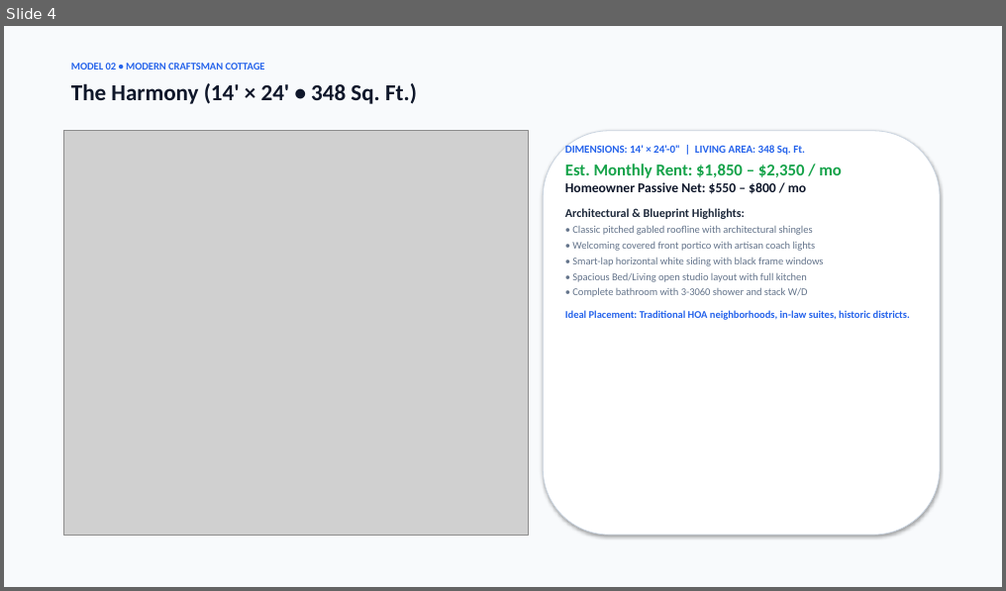
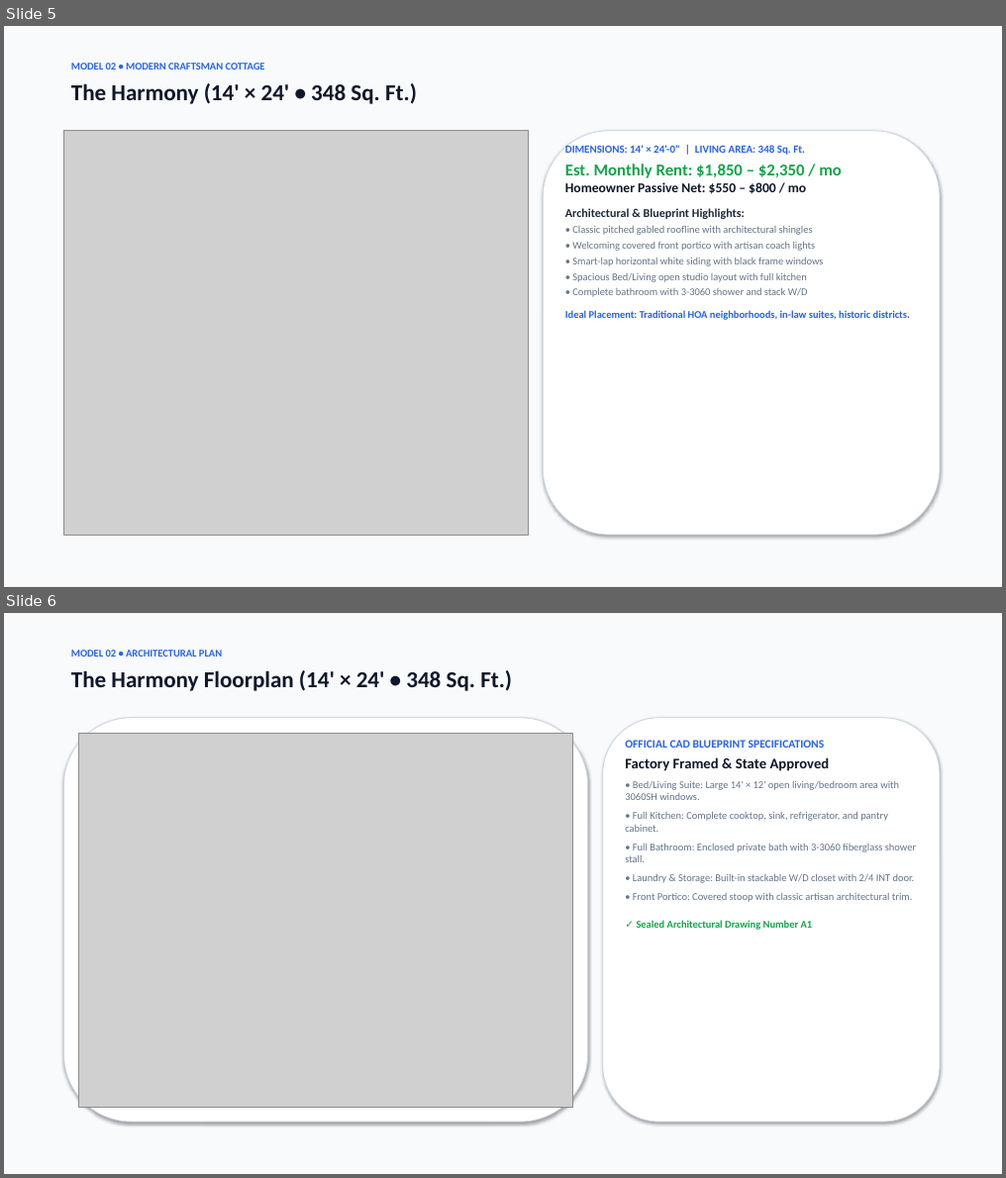
Before and after one commit to ricomiller23/restricted-securities-sourcing, a slide deck: haas-adu-configurator/public/downloads/S2A_Modular_ADU_HaaS_Portfolio.pptx. Shown one above the other, each under a label of ours: slide 4 before the commit, slides 5 and 6 after it. The pictures are 1006x591 and 1006x1178 pixels, drawn with LibreOffice and Linux fonts; fonts in the diff are those of the drawing; grey boxes stand for pictures. Boxes give left, top, right and bottom in pixels: in the first picture for what was removed or moved away, otherwise in the second. Text is boxed around its words. In the diff, an @@ line names an element or a change of style, - is before the commit and + after.

Commit message:
feat: integrate official CAD floorplans and full blueprint sheets into visualizer, decks, and gallery

```diff
--- a/haas-adu-configurator/public/downloads/S2A_Modular_ADU_HaaS_Portfolio.pptx
+++ b/haas-adu-configurator/public/downloads/S2A_Modular_ADU_HaaS_Portfolio.pptx
@@ slide 6 added at (4,613,1002,1174), background #FFFFFF @@
@@ rectangle added at (4,613,1002,1174), fill #F8FAFC @@
@@ text added at (71,650,222,657), 10 pt, text #2563EB, bold @@
+MODEL 02 • ARCHITECTURAL PLAN
@@ text added at (71,670,512,691), 22 pt, text #0F172A, bold @@
+The Harmony Floorplan (14' × 24' • 348 Sq. Ft.)
@@ rounded rectangle added at (63,718,588,1122), fill #FFFFFF, outline #CBD5E1 0.75 pt @@
@@ rounded rectangle added at (603,718,940,1122), fill #FFFFFF, outline #CBD5E1 0.75 pt @@
@@ picture added at (79,733,573,1107) @@
@@ text added at (625,740,916,930), 10 pt, text #64748B @@
+OFFICIAL CAD BLUEPRINT SPECIFICATIONS
+Factory Framed & State Approved
+• Bed/Living Suite: Large 14' × 12' open living/bedroom area with 3060SH windows.
+• Full Kitchen: Complete cooktop, sink, refrigerator, and pantry cabinet.
+• Full Bathroom: Enclosed private bath with 3-3060 fiberglass shower stall.
+• Laundry & Storage: Built-in stackable W/D closet with 2/4 INT door.
+• Front Portico: Covered stoop with classic artisan architectural trim.
+✓ Sealed Architectural Drawing Number A1
@@ what was slide 4 is now slide 5 @@
```
Also in this commit, not shown: 2 slides changed, 4 other slides added, 14 other files.
